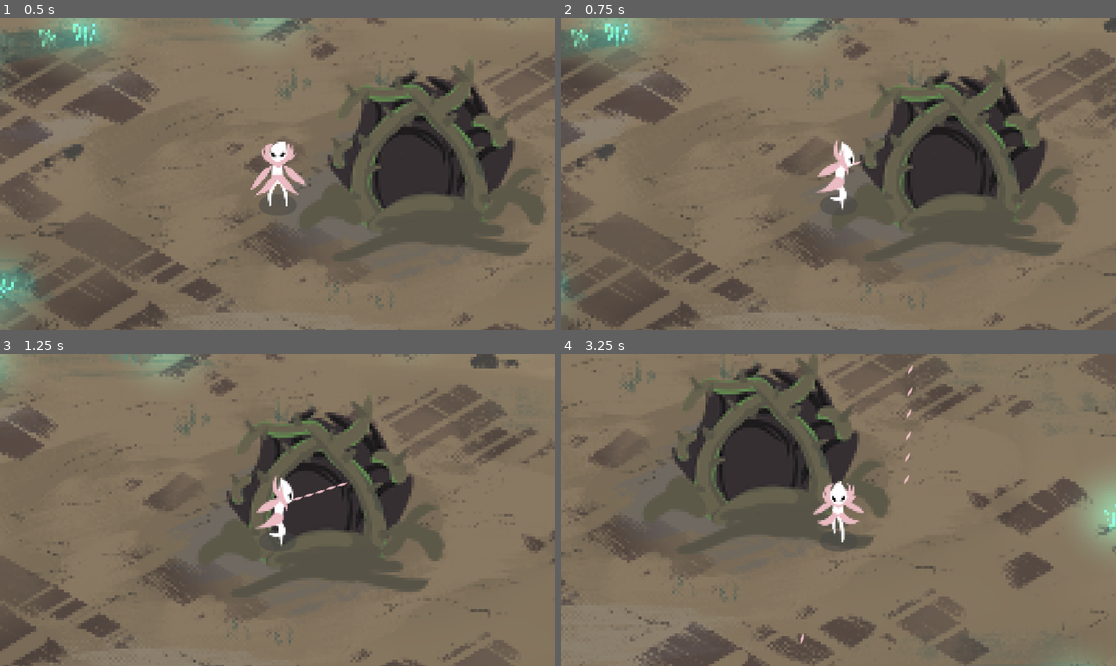
Above: before the commit, frames 1-4 (two rows, left to right).
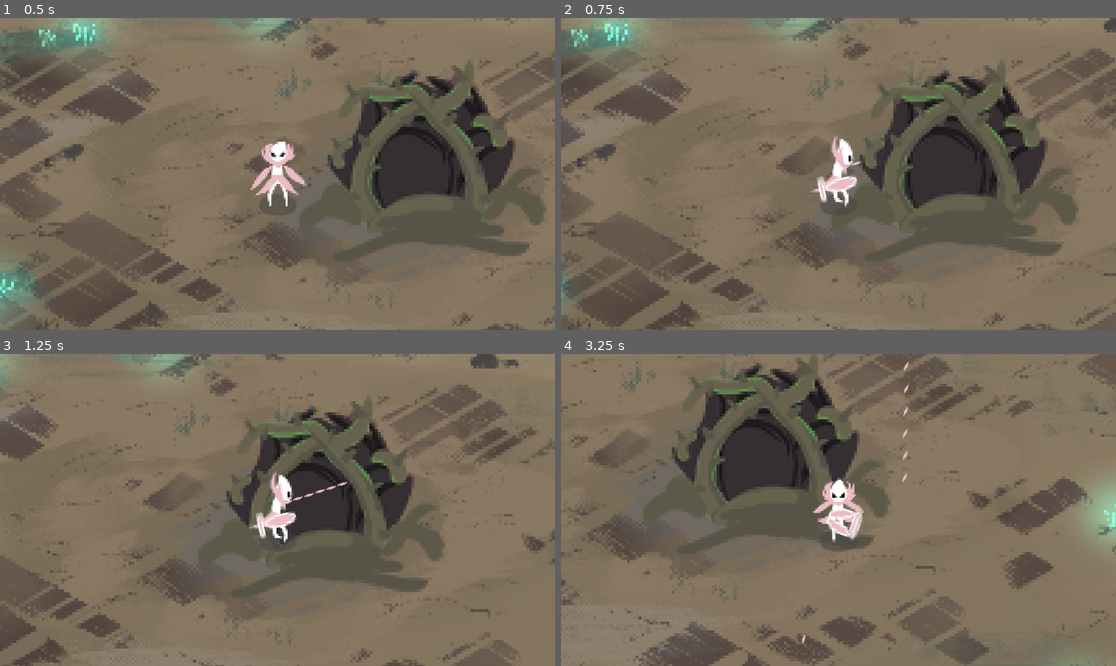
Above: after the commit, the same moments.

Repository: Drakatoa/CamelliaGameJam
Game: Godot game, scene res://node_2d.tscn
The game is run twice, just before and just after one commit, with the same random seed, the same clock (stepped at 60 frames per second) and the same inputs.
Inputs (mouse positions are in pixels of both pictures, inside the frame that each line leads up to):
- Up to frame 1 (0.5 s): no input
- Up to frame 2 (0.75 s): tap Enter at 0.5 s; move the mouse to (960, 158) at 0.52 s; press the mouse at (960, 158) at 0.53 s; hold Right (ui_right) from 0.53 s (still down)
- Up to frame 3 (1.25 s): keep holding Right (ui_right)
- Up to frame 4 (3.25 s): move the mouse to (727, 525) at 1.27 s; release Right (ui_right) at 1.28 s; release the mouse at (727, 525) at 1.28 s; hold Down (ui_down) 1.28-2.03 s; click (727, 525) at 1.35 s; move the mouse to (894, 441) at 2.02 s; press the mouse at (894, 441) at 2.03 s; hold Right (ui_right) 2.03-2.78 s; move the mouse to (810, 572) at 2.77 s; release the mouse at (810, 572) at 2.78 s; hold Up (ui_up) from 2.78 s (still down); click (810, 572) at 2.85 s

Frame 1 is identical in both runs. In frame 2, 0.7% of the frame differs, in the area x 45-54%, y 38-62%; in frame 3, 0.7%; in frame 4, 0.9%, in the area x 43-64%, y 2-94%.

Commit message:
shooting hand rotation kind of

Diff:
--- a/CharacterBody2D.gd
+++ b/CharacterBody2D.gd
@@ -11,7 +11,8 @@
 
 # Shooting constants
 @export var ability_scene = preload("res://Ability.gd")  # Load the Ability script
-@onready var animated_sprite = $Protagonist
+@onready var protagonist = $Protagonist
+@onready var handshooting = $handshooting
 
 # Variables
 var target_zoom = Vector2(1, 1)  # The zoom level we are transitioning to
@@ -21,33 +22,23 @@
 var shoot_timer = 0.0
 
 func _ready():
-
-	# Initialize the ability
 	ability = ability_scene.new()
 	add_child(ability)
 
 func _physics_process(delta):
-	# Player movement
-	#print(self.velocity)
-	#print(Vector2.ZERO)
-	#print("Velocity:", self.velocity)
-	#print("Length:", self.velocity.length())
-	#print("Current animation:", $AnimatedSprite2D.animation)
-	# Calculate the angle between the character and the mouse
 	var mouse_position = get_global_mouse_position()
 	var angle_to_mouse = (mouse_position - global_position).angle()
-	# Determine direction based on the angle
-	if self.velocity.length() < 0.1:  # If the character is not moving
+	if self.velocity.length() < 0.1 and not is_shooting:
 		if dir == "right":
-			$Protagonist.animation = "right_idle"
+			protagonist.animation = "right_idle"
 		elif dir == "left":
-			$Protagonist.animation = "left_idle"
+			protagonist.animation = "left_idle"
 		elif dir == "up":
-			$Protagonist.animation = "up_idle"
+			protagonist.animation = "up_idle"
 		else:
-			$Protagonist.animation = "idle"
-		$Protagonist.play()
-	else:  # If the character is moving
+			protagonist.animation = "idle"
+		protagonist.play()
+	elif not is_shooting:  # If the character is moving
 		if angle_to_mouse > -PI / 4 and angle_to_mouse <= PI / 4:
 			play_animation("run_right")
 			dir = "right"
@@ -73,48 +64,68 @@
 	$Camera2D.zoom = $Camera2D.zoom.lerp(target_zoom, ZOOM_SMOOTHNESS * delta)
 
 	# Shooting logic
+	handshooting.rotation = angle_to_mouse+135
+	var shoot_direction = ""
+	if angle_to_mouse > -PI / 4 and angle_to_mouse <= PI / 4:
+		shoot_direction = "right"
+		handshooting.position.x = 2.5
+		handshooting.position.y = 10
+		handshooting.z_index = 3
+	elif angle_to_mouse > PI / 4 and angle_to_mouse <= 3 * PI / 4:
+		shoot_direction = "down"
+		handshooting.position.x = 2
+		handshooting.position.y = 9.5
+		handshooting.z_index = 3
+	elif angle_to_mouse > -3 * PI / 4 and angle_to_mouse <= -PI / 4:
+		shoot_direction = "up"
+		handshooting.position.x = .5
+		handshooting.position.y = -12
+		handshooting.z_index = 1
+	else:
+		shoot_direction = "left"
+		handshooting.position.x = -12.5
+		handshooting.position.y = -1
+		handshooting.z_index = 3
 	if Input.is_action_pressed("shoot"):
 		if shoot_timer <= 0.0:  # Only shoot if timer allows
-			shoot_projectile()
+			is_shooting = true
+			protagonist.animation = "shooting_" + shoot_direction
+			protagonist.play()
+
+			handshooting.animation = "shoot_" + shoot_direction
+			handshooting.play()
+
+			shoot_projectile(mouse_position)
 			shoot_timer = ability.cooldown_time  # Reset the cooldown timer
 	else:
 		is_shooting = false  # Reset shooting state when button is released
+		handshooting.animation = "default"
+		handshooting.play()
 
 	# Decrease the shoot timer
 	if shoot_timer > 0.0:
 		shoot_timer -= delta
 
 func play_animation(animation_name: String):
-	if $Protagonist.animation != animation_name:
-		$Protagonist.animation = animation_name
-		$Protagonist.play()
+	if protagonist.animation != animation_name:
+		protagonist.animation = animation_name
+		protagonist.play()
 
 func _input(event):
-	# Zooming with mouse wheel
 	if event is InputEventMouseButton:
 		if event.is_pressed():
 			if event.button_index == MOUSE_BUTTON_WHEEL_DOWN:
-				# Zoom in
 				target_zoom -= Vector2(ZOOM_SPEED, ZOOM_SPEED)
 			elif event.button_index == MOUSE_BUTTON_WHEEL_UP:
-				# Zoom out
 				target_zoom += Vector2(ZOOM_SPEED, ZOOM_SPEED)
 
-			# Clamp the target zoom to stay within limits
 			target_zoom.x = clamp(target_zoom.x, MIN_ZOOM, MAX_ZOOM)
 			target_zoom.y = clamp(target_zoom.y, MIN_ZOOM, MAX_ZOOM)
 
-	## Start shooting when "shoot" is pressed
-	#if Input.is_action_pressed("shoot"):
-		#is_shooting = true
-	## Stop shooting when "shoot" is released
-	#if Input.is_action_released("shoot"):
-		#is_shooting = false
-
-func shoot_projectile():
+func shoot_projectile(mouse_position):
 	# Spawn position is slightly in front of the player
 	if ability.can_use:
 		var spawn_position = global_position + Vector2(0, -10)  # Adjust as needed
-		var mouse_position = get_global_mouse_position()
-		var direction = mouse_position - global_position  # Direction towards the mouse
+		#var mouse_position = get_global_mouse_position()
+		var direction = (mouse_position - global_position).normalized()  # Direction towards the mouse
 		ability.use_ability(self, spawn_position, direction)
--- a/Projectile.gd
+++ b/Projectile.gd
@@ -5,7 +5,7 @@
 
 var direction = Vector2.ZERO  # Direction the projectile travels in
 
-@export var tilemap_path: NodePath  # Export a NodePath variable
+@export var tilemap_path: NodePath
 var tilemap: TileMap
 
 # Load the TileMap script to access its properties
--- a/character_body_2d.tscn
+++ b/character_body_2d.tscn
@@ -747,6 +747,58 @@
 "speed": 5.0
 }]
 
+[sub_resource type="Animation" id="Animation_j4pjm"]
+resource_name = "idle"
+tracks/0/type = "value"
+tracks/0/imported = false
+tracks/0/enabled = true
+tracks/0/path = NodePath("Protagonist:animation")
+tracks/0/interp = 1
+tracks/0/loop_wrap = true
+tracks/0/keys = {
+"times": PackedFloat32Array(0),
+"transitions": PackedFloat32Array(1),
+"update": 1,
+"values": [&"idle"]
+}
+
+[sub_resource type="Animation" id="Animation_ndwjm"]
+length = 0.001
+tracks/0/type = "value"
+tracks/0/imported = false
+tracks/0/enabled = true
+tracks/0/path = NodePath("Protagonist:animation")
+tracks/0/interp = 1
+tracks/0/loop_wrap = true
+tracks/0/keys = {
+"times": PackedFloat32Array(0),
+"transitions": PackedFloat32Array(1),
+"update": 1,
+"values": [&"idle"]
+}
+
+[sub_resource type="Animation" id="Animation_iwbx1"]
+resource_name = "up_idle"
+tracks/0/type = "value"
+tracks/0/imported = false
+tracks/0/enabled = true
+tracks/0/path = NodePath("Protagonist:animation")
+tracks/0/interp = 1
+tracks/0/loop_wrap = true
+tracks/0/keys = {
+"times": PackedFloat32Array(0),
+"transitions": PackedFloat32Array(1),
+"update": 1,
+"values": [&"up_idle"]
+}
+
+[sub_resource type="AnimationLibrary" id="AnimationLibrary_qtny5"]
+_data = {
+"RESET": SubResource("Animation_ndwjm"),
+"idle": SubResource("Animation_j4pjm"),
+"up_idle": SubResource("Animation_iwbx1")
+}
+
 [node name="CharacterBody2D" type="CharacterBody2D"]
 z_index = 1
 y_sort_enabled = true
@@ -758,7 +810,7 @@
 texture_filter = 1
 scale = Vector2(0.16, 0.16)
 sprite_frames = SubResource("SpriteFrames_ft136")
-animation = &"shooting_down"
+animation = &"idle"
 
 [node name="CollisionShape2D" type="CollisionShape2D" parent="."]
 position = Vector2(0, 24)
@@ -775,3 +827,8 @@
 position = Vector2(0.5, -12)
 scale = Vector2(0.16, 0.16)
 sprite_frames = SubResource("SpriteFrames_a1agi")
+
+[node name="AnimationPlayer" type="AnimationPlayer" parent="."]
+libraries = {
+"": SubResource("AnimationLibrary_qtny5")
+}
Not shown: 1 places in character_body_2d.tscn that only renumber resources
